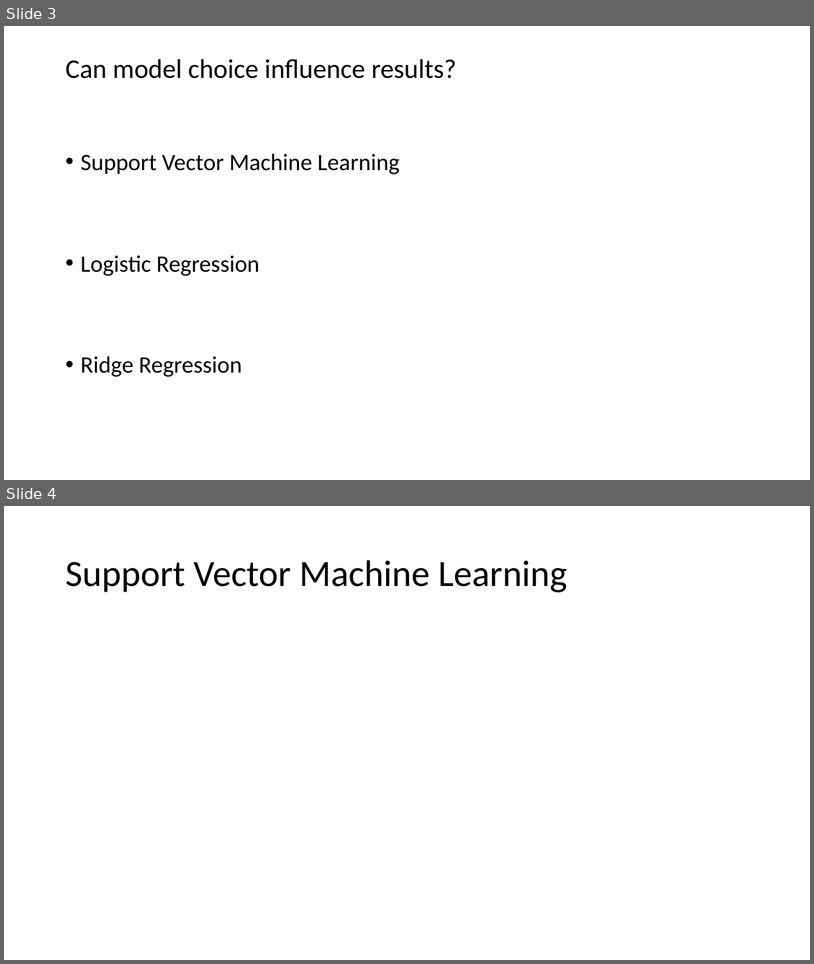
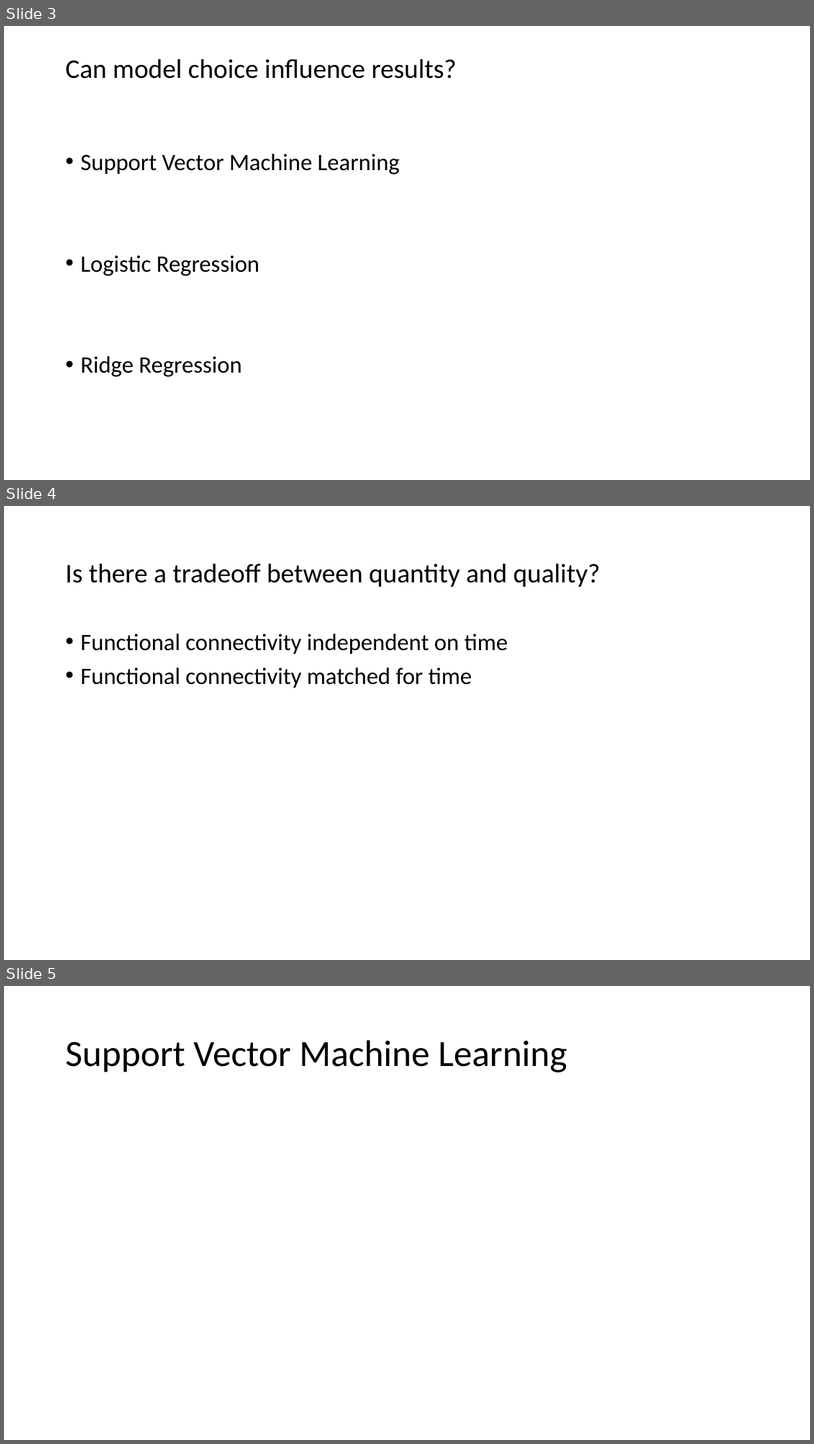
Before and after one commit to GrattonLab/MSC_Alexis, a slide deck: analysis/output/mL/presentation/updated_mL.pptx. Shown one above the other, each under a label of ours: slides 3 and 4 before the commit, slides 3, 4 and 5 after it. The pictures are 814x964 and 814x1444 pixels, drawn with LibreOffice and Linux fonts; fonts in the diff are those of the drawing. Boxes give left, top, right and bottom in pixels: in the first picture for what was removed or moved away, otherwise in the second. Text is boxed around its words. In the diff, an @@ line names an element or a change of style, - is before the commit and + after.

```diff
--- a/analysis/output/mL/presentation/updated_mL.pptx
+++ b/analysis/output/mL/presentation/updated_mL.pptx
@@ slide 4 added at (4,506,810,960), background #FFFFFF @@
@@ title added at (65,564,601,587), 32 pt, text #000000 @@
+Is there a tradeoff between quantity and quality?
@@ text added at (80,633,509,688), 28 pt, text #000000 @@
+• Functional connectivity independent on time
+• Functional connectivity matched for time
@@ what was slide 4 is now slide 5 @@
```
Also in this commit, not shown: 4 slides changed, 7 other files.
